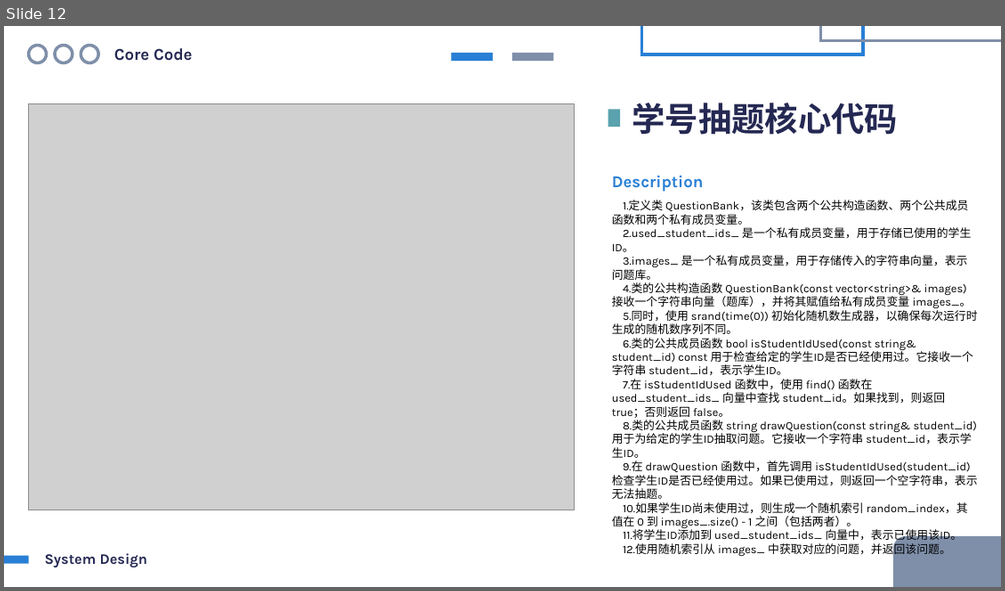
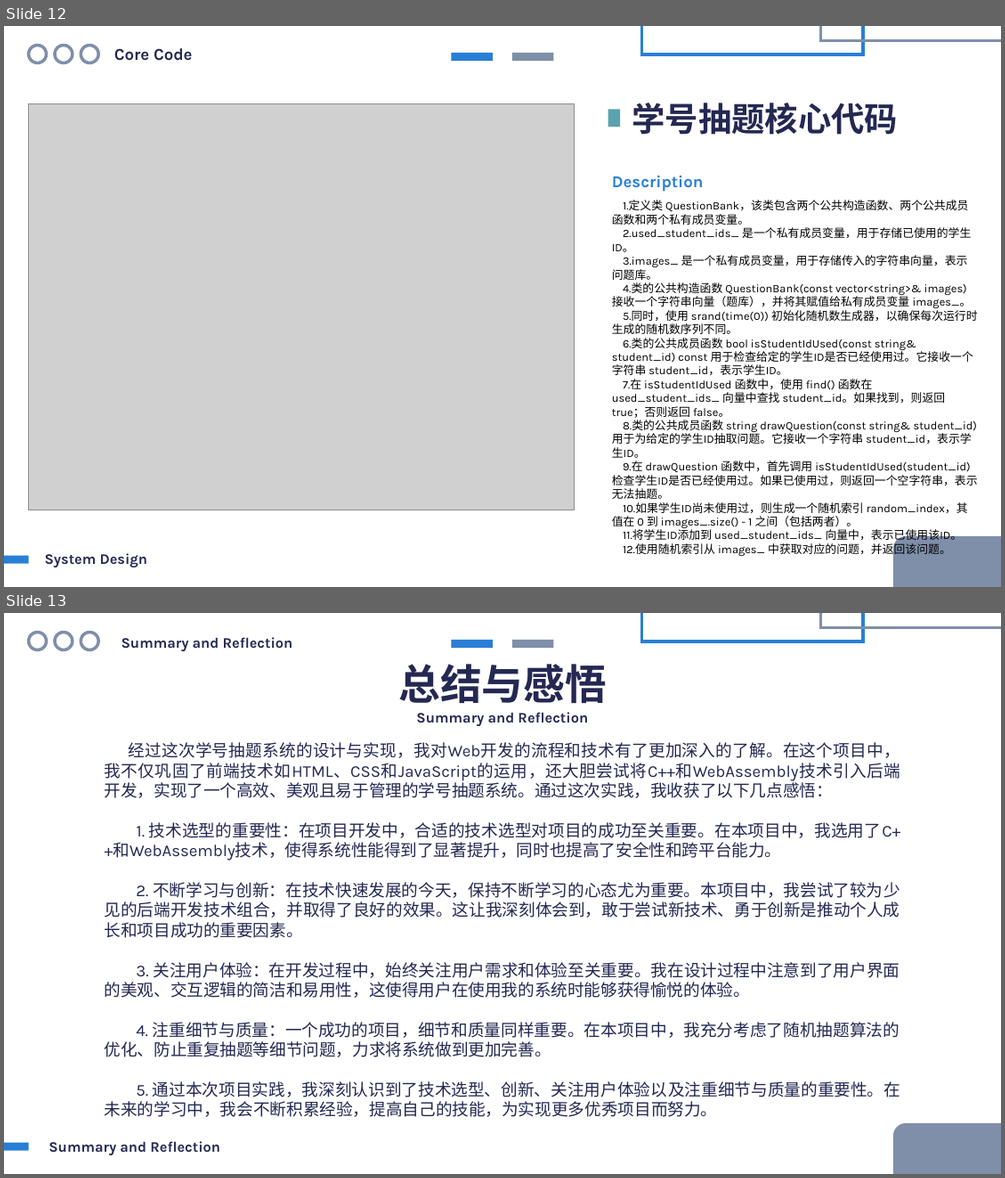
Before and after one commit to HoshiMeisa/Question-Drawing-System, a slide deck: ThesisDefense.pptx. Shown one above the other, each under a label of ours: slide 12 before the commit, slides 12 and 13 after it. The pictures are 1005x591 and 1005x1178 pixels, drawn with LibreOffice and Linux fonts; fonts in the diff are those of the drawing; grey boxes stand for pictures. Boxes give left, top, right and bottom in pixels: in the first picture for what was removed or moved away, otherwise in the second. Text is boxed around its words. In the diff, an @@ line names an element or a change of style, - is before the commit and + after.

```diff
--- a/ThesisDefense.pptx
+++ b/ThesisDefense.pptx
@@ slide 13 added at box(4, 613, 1001, 1174), background #FFFFFF @@
@@ ellipse added at box(29, 633, 47, 650), outline #7F8FA9 3 pt @@
@@ ellipse added at box(55, 633, 73, 650), outline #7F8FA9 3 pt @@
@@ ellipse added at box(81, 633, 99, 650), outline #7F8FA9 3 pt @@
@@ text added at box(121, 637, 293, 651), 14 pt, text #242852, bold @@
+Summary and Reflection
@@ rectangle added at box(642, 613, 863, 641), outline #297FD5 3 pt @@
@@ rectangle added at box(821, 613, 1001, 628), outline #7F8FA9 3 pt @@
@@ text added at box(399, 664, 607, 703), 40 pt, text #242852, bold @@
+        总结与感悟
@@ rectangle added at box(451, 640, 493, 648), fill #297FD5 @@
@@ rectangle added at box(512, 640, 554, 648), fill #7F8FA9 @@
@@ text added at box(416, 712, 588, 726), 14 pt, text #242852, bold @@
+Summary and Reflection
@@ text added at box(105, 742, 901, 1117), 16 pt, text #242852 @@
+经过这次学号抽题系统的设计与实现，我对Web开发的流程和技术有了更加深入的了解。在这个项目中，我不仅巩固了前端技术如HTML、CSS和JavaScript的运用，还大胆尝试将C++和WebAssembly技术引入后端开发，实现了一个高效、美观且易于管理的学号抽题系统。通过这次实践，我收获了以下几点感悟：
+1. 技术选型的重要性：在项目开发中，合适的技术选型对项目的成功至关重要。在本项目中，我选用了C++和WebAssembly技术，使得系统性能得到了显著提升，同时也提高了安全性和跨平台能力。
+2. 不断学习与创新：在技术快速发展的今天，保持不断学习的心态尤为重要。本项目中，我尝试了较为少见的后端开发技术组合，并取得了良好的效果。这让我深刻体会到，敢于尝试新技术、勇于创新是推动个人成长和项目成功的重要因素。
+3. 关注用户体验：在开发过程中，始终关注用户需求和体验至关重要。我在设计过程中注意到了用户界面的美观、交互逻辑的简洁和易用性，这使得用户在使用我的系统时能够获得愉悦的体验。
+4. 注重细节与质量：一个成功的项目，细节和质量同样重要。在本项目中，我充分考虑了随机抽题算法的优化、防止重复抽题等细节问题，力求将系统做到更加完善。
+5. 通过本次项目实践，我深刻认识到了技术选型、创新、关注用户体验以及注重细节与质量的重要性。在未来的学习中，我会不断积累经验，提高自己的技能，为实现更多优秀项目而努力。
@@ rectangle added at box(4, 1143, 28, 1151), fill #297FD5 @@
@@ text added at box(48, 1141, 220, 1155), 14 pt, text #242852, bold @@
+Summary and Reflection
@@ rounded rectangle added at box(893, 1123, 1001, 1174), fill #7F8FA9 @@
```
Also in this commit, not shown: 1 other slide added, 27 slides removed, 2 other files.
